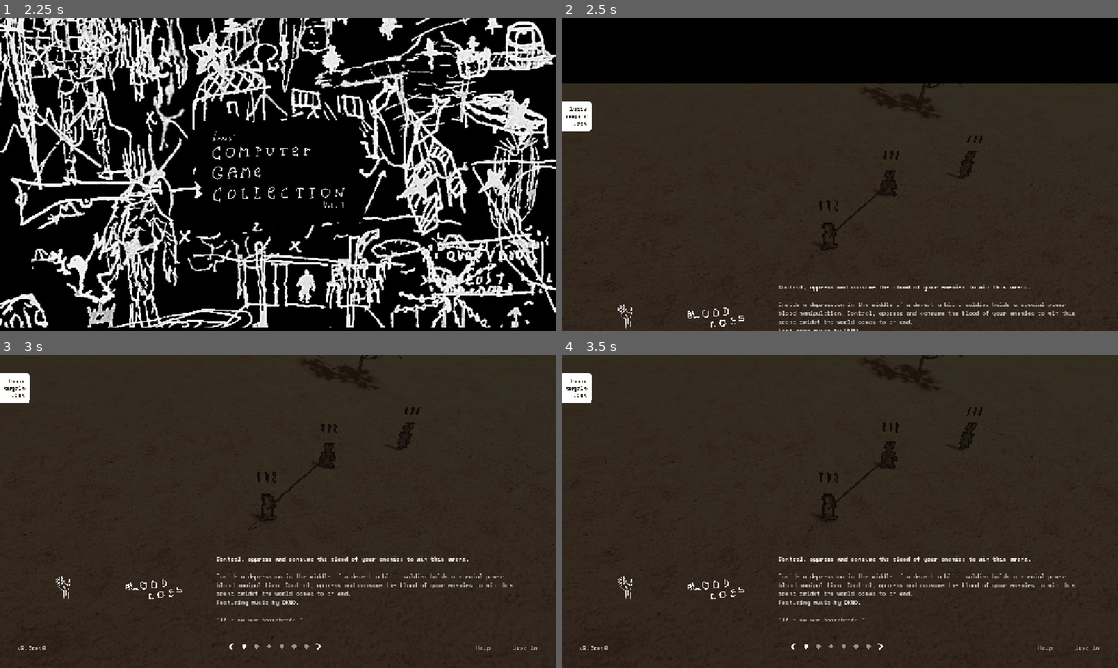
Above: before the commit, frames 1-4 (two rows, left to right).
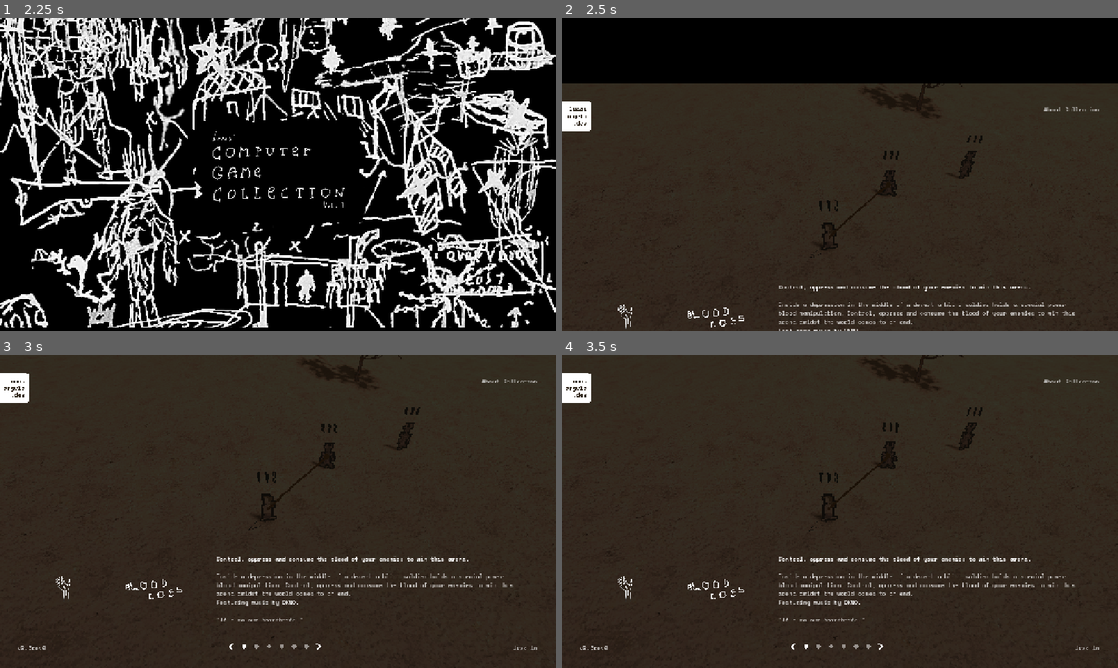
Above: after the commit, the same moments.

Repository: ahopness/CGC-1
Game: Godot game, scene res://main.tscn
The game is run twice, just before and just after one commit, with the same random seed, the same clock (stepped at 60 frames per second) and the same inputs. Sound files missing from this copy of the repository are replaced by a short silence.
Inputs (mouse positions are in pixels of both pictures, inside the frame that each line leads up to):
- Up to frame 1 (2.25 s): click "Dive In" at 0.5 s; click (16, 52) at 1.25 s; click (233, 309) at 2 s
- Up to frame 2 (2.5 s): no input
- Up to frame 3 (3 s): click (244, 649) at 2.75 s
- Up to frame 4 (3.5 s): no input

Frame 1 is identical in both runs. In frame 2, 0.1% of the frame differs, in the area x 0-97%, y 27-36%; in frame 3, 0.1%, in the area x 0-97%, y 5-95%; in frame 4, 0.1%.

Commit message:
Update main.tscn

Diff:
--- a/pc/main.tscn
+++ b/pc/main.tscn
@@ -186,11 +186,12 @@
 
 [node name="statusbar" type="Control" parent="." unique_id=360057336]
 layout_mode = 1
-anchors_preset = 15
-anchor_right = 1.0
-anchor_bottom = 1.0
-grow_horizontal = 2
-grow_vertical = 2
+anchors_preset = 12
+anchor_top = 1.0
+anchor_right = 1.0
+anchor_bottom = 1.0
+grow_horizontal = 2
+grow_vertical = 0
 
 [node name="version" type="Label" parent="statusbar" unique_id=415111910]
 layout_mode = 1
@@ -243,142 +244,149 @@
 texture = ExtResource("24_a6jrf")
 stretch_mode = 5
 
-[node name="help" type="Button" parent="statusbar" unique_id=1722449852]
-layout_mode = 1
-anchors_preset = 3
-anchor_left = 1.0
-anchor_top = 1.0
-anchor_right = 1.0
-anchor_bottom = 1.0
-offset_left = -197.0
-offset_top = -61.0
-offset_right = -138.0
-offset_bottom = -33.0
-grow_horizontal = 0
-grow_vertical = 0
-mouse_default_cursor_shape = 2
-text = "Help"
-flat = true
-
-[node name="selection" type="HBoxContainer" parent="." unique_id=534973712]
-layout_mode = 1
-anchors_preset = 7
-anchor_left = 0.5
-anchor_top = 1.0
-anchor_right = 0.5
-anchor_bottom = 1.0
-offset_left = -119.99997
-offset_top = -61.99994
-offset_right = 164.0
-offset_bottom = -29.999939
-grow_horizontal = 2
-grow_vertical = 0
-scale = Vector2(0.8, 0.8)
-alignment = 1
-
-[node name="left_arrow" type="Button" parent="selection" unique_id=1471381675]
-layout_mode = 2
-mouse_default_cursor_shape = 2
-icon = ExtResource("16_yaehf")
-flat = true
-
-[node name="selection_b" type="Button" parent="selection" unique_id=882401278]
-layout_mode = 2
-focus_mode = 0
-mouse_default_cursor_shape = 2
-icon = ExtResource("17_074og")
-flat = true
-
-[node name="selection_t" type="Button" parent="selection" unique_id=1028739528]
-modulate = Color(1, 1, 1, 0.5)
-layout_mode = 2
-focus_mode = 0
-mouse_default_cursor_shape = 2
-icon = ExtResource("17_074og")
-flat = true
-
-[node name="selection_c" type="Button" parent="selection" unique_id=1977337070]
-modulate = Color(1, 1, 1, 0.5)
-layout_mode = 2
-focus_mode = 0
-mouse_default_cursor_shape = 2
-icon = ExtResource("17_074og")
-flat = true
-
-[node name="selection_f" type="Button" parent="selection" unique_id=1608269093]
-modulate = Color(1, 1, 1, 0.5)
-layout_mode = 2
-focus_mode = 0
-mouse_default_cursor_shape = 2
-icon = ExtResource("17_074og")
-flat = true
-
-[node name="selection_g" type="Button" parent="selection" unique_id=777295905]
-modulate = Color(1, 1, 1, 0.5)
-layout_mode = 2
-focus_mode = 0
-mouse_default_cursor_shape = 2
-icon = ExtResource("20_d13ii")
-flat = true
-
-[node name="selection_n" type="Button" parent="selection" unique_id=1266288614]
-modulate = Color(1, 1, 1, 0.5)
-layout_mode = 2
-focus_mode = 0
-mouse_default_cursor_shape = 2
-icon = ExtResource("17_074og")
-flat = true
-
-[node name="right_arrow" type="Button" parent="selection" unique_id=506420520]
-layout_mode = 2
-mouse_default_cursor_shape = 2
-icon = ExtResource("18_074og")
-flat = true
-
-[node name="website" type="Button" parent="." unique_id=1304659235]
+[node name="topbar" type="Control" parent="." unique_id=1387815503]
+layout_mode = 1
+anchors_preset = 10
+anchor_right = 1.0
+offset_left = -1.0
+offset_right = -1.0
+grow_horizontal = 2
+
+[node name="website" type="Button" parent="topbar" unique_id=1304659235]
 layout_mode = 0
 offset_left = -4.0
 offset_top = 38.0
 offset_right = 72.0
 offset_bottom = 114.0
-focus_neighbor_right = NodePath("../selection/left_arrow")
-focus_neighbor_bottom = NodePath("../selection/left_arrow")
+focus_neighbor_right = NodePath("../../selection/left_arrow")
+focus_neighbor_bottom = NodePath("../../selection/left_arrow")
 mouse_default_cursor_shape = 2
 icon = ExtResource("19_cegan")
 flat = true
 expand_icon = true
 
-[node name="help" type="ColorRect" parent="." unique_id=1001831415]
-visible = false
-layout_mode = 1
-anchors_preset = 15
-anchor_right = 1.0
-anchor_bottom = 1.0
-grow_horizontal = 2
-grow_vertical = 2
-color = Color(0, 0, 0, 0.70000005)
-
-[node name="back" type="Button" parent="help" unique_id=397463025]
+[node name="about" type="Button" parent="topbar" unique_id=1722449852]
 layout_mode = 1
 anchors_preset = 1
 anchor_left = 1.0
 anchor_right = 1.0
-offset_left = -153.0
-offset_top = 57.0
-offset_right = -41.0
-offset_bottom = 85.0
+offset_left = -174.0
+offset_top = 46.0
+offset_right = -38.0
+offset_bottom = 74.0
 grow_horizontal = 0
 mouse_default_cursor_shape = 2
+text = "About Collection"
+flat = true
+alignment = 2
+
+[node name="selection" type="HBoxContainer" parent="." unique_id=534973712]
+layout_mode = 1
+anchors_preset = 7
+anchor_left = 0.5
+anchor_top = 1.0
+anchor_right = 0.5
+anchor_bottom = 1.0
+offset_left = -119.99997
+offset_top = -61.99994
+offset_right = 164.0
+offset_bottom = -29.999939
+grow_horizontal = 2
+grow_vertical = 0
+scale = Vector2(0.8, 0.8)
+alignment = 1
+
+[node name="left_arrow" type="Button" parent="selection" unique_id=1471381675]
+layout_mode = 2
+mouse_default_cursor_shape = 2
+icon = ExtResource("16_yaehf")
+flat = true
+
+[node name="selection_b" type="Button" parent="selection" unique_id=882401278]
+layout_mode = 2
+focus_mode = 0
+mouse_default_cursor_shape = 2
+icon = ExtResource("17_074og")
+flat = true
+
+[node name="selection_t" type="Button" parent="selection" unique_id=1028739528]
+modulate = Color(1, 1, 1, 0.5)
+layout_mode = 2
+focus_mode = 0
+mouse_default_cursor_shape = 2
+icon = ExtResource("17_074og")
+flat = true
+
+[node name="selection_c" type="Button" parent="selection" unique_id=1977337070]
+modulate = Color(1, 1, 1, 0.5)
+layout_mode = 2
+focus_mode = 0
+mouse_default_cursor_shape = 2
+icon = ExtResource("17_074og")
+flat = true
+
+[node name="selection_f" type="Button" parent="selection" unique_id=1608269093]
+modulate = Color(1, 1, 1, 0.5)
+layout_mode = 2
+focus_mode = 0
+mouse_default_cursor_shape = 2
+icon = ExtResource("17_074og")
+flat = true
+
+[node name="selection_g" type="Button" parent="selection" unique_id=777295905]
+modulate = Color(1, 1, 1, 0.5)
+layout_mode = 2
+focus_mode = 0
+mouse_default_cursor_shape = 2
+icon = ExtResource("20_d13ii")
+flat = true
+
+[node name="selection_n" type="Button" parent="selection" unique_id=1266288614]
+modulate = Color(1, 1, 1, 0.5)
+layout_mode = 2
+focus_mode = 0
+mouse_default_cursor_shape = 2
+icon = ExtResource("17_074og")
+flat = true
+
+[node name="right_arrow" type="Button" parent="selection" unique_id=506420520]
+layout_mode = 2
+mouse_default_cursor_shape = 2
+icon = ExtResource("18_074og")
+flat = true
+
+[node name="about" type="ColorRect" parent="." unique_id=1001831415]
+visible = false
+layout_mode = 1
+anchors_preset = 15
+anchor_right = 1.0
+anchor_bottom = 1.0
+grow_horizontal = 2
+grow_vertical = 2
+color = Color(0, 0, 0, 0.70000005)
+
+[node name="back" type="Button" parent="about" unique_id=397463025]
+layout_mode = 1
+anchors_preset = 1
+anchor_left = 1.0
+anchor_right = 1.0
+offset_left = -175.0
+offset_top = 46.0
+offset_right = -39.0
+offset_bottom = 74.0
+grow_horizontal = 0
+mouse_default_cursor_shape = 2
 text = "Take Me Back"
 flat = true
-
-[node name="text" type="RichTextLabel" parent="help" unique_id=1826956055]
+alignment = 2
+
+[node name="text" type="RichTextLabel" parent="about" unique_id=1826956055]
 layout_mode = 1
 anchors_preset = 15
 anchor_right = 1.0
 anchor_bottom = 1.0
 offset_left = 40.0
-offset_top = 57.0
+offset_top = 46.0
 offset_right = -177.0
 offset_bottom = -63.0
 grow_horizontal = 2
@@ -456,8 +464,9 @@
 stretch_mode = 5
 
 [connection signal="pressed" from="statusbar/play" to="." method="_on_play_pressed"]
-[connection signal="pressed" from="statusbar/help" to="statusbar/play/click" method="play"]
-[connection signal="pressed" from="statusbar/help" to="help" method="set_visible" binds= [true]]
+[connection signal="pressed" from="topbar/website" to="." method="_on_website_pressed"]
+[connection signal="pressed" from="topbar/about" to="statusbar/play/click" method="play"]
+[connection signal="pressed" from="topbar/about" to="about" method="set_visible" binds= [true]]
 [connection signal="pressed" from="selection/left_arrow" to="." method="decrement_selection"]
 [connection signal="pressed" from="selection/selection_b" to="." method="set_selection" binds= [0]]
 [connection signal="pressed" from="selection/selection_t" to="." method="set_selection" binds= [1]]
@@ -466,9 +475,8 @@
 [connection signal="pressed" from="selection/selection_g" to="." method="set_selection" binds= [4]]
 [connection signal="pressed" from="selection/selection_n" to="." method="set_selection" binds= [5]]
 [connection signal="pressed" from="selection/right_arrow" to="." method="increment_selection"]
-[connection signal="pressed" from="website" to="." method="_on_website_pressed"]
-[connection signal="pressed" from="help/back" to="click" method="play"]
-[connection signal="pressed" from="help/back" to="help" method="set_visible" binds= [false]]
+[connection signal="pressed" from="about/back" to="click" method="play"]
+[connection signal="pressed" from="about/back" to="about" method="set_visible" binds= [false]]
 
 [editable path="catalog/card_b"]
 [editable path="catalog/card_t"]
